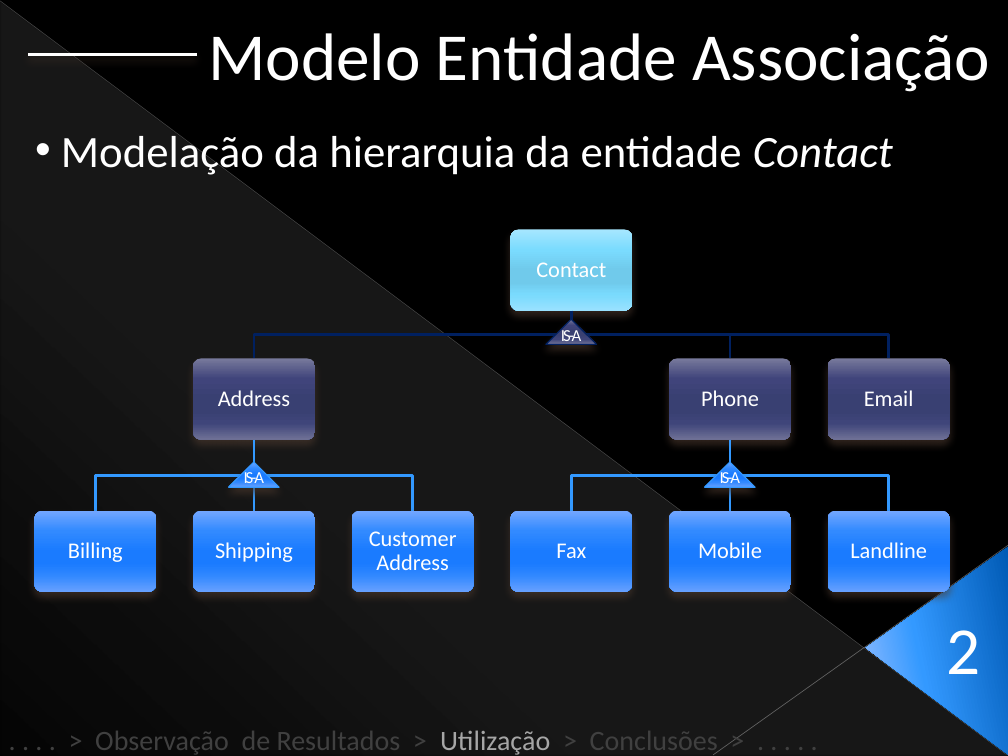
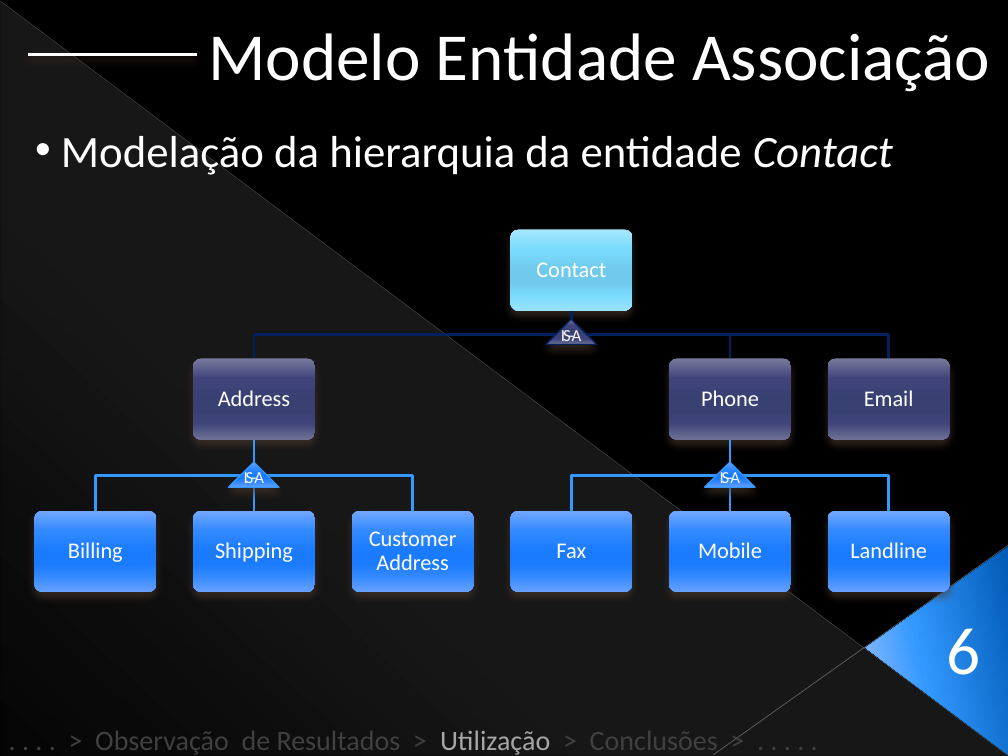
Before and after one commit to Netivski/projectoseminario, a slide deck: slide 32 of Apresentação Final/Presentation Sketch.pptx. Drawn at 1008x756 pixels with LibreOffice and Linux fonts; fonts in the diff are those of the drawing. Boxes give left, top, right and bottom in pixels: in the first picture for what was removed or moved away, otherwise in the second. Text is boxed around its words. In the diff, an @@ line names an element or a change of style, - is before the commit and + after.

```diff
--- a/Apresentação Final/Presentation Sketch.pptx
+++ b/Apresentação Final/Presentation Sketch.pptx
@@ text at (946,628,980,675): text changed @@
-2
+6
```
Also in this commit, not shown: 5 other slides changed.
